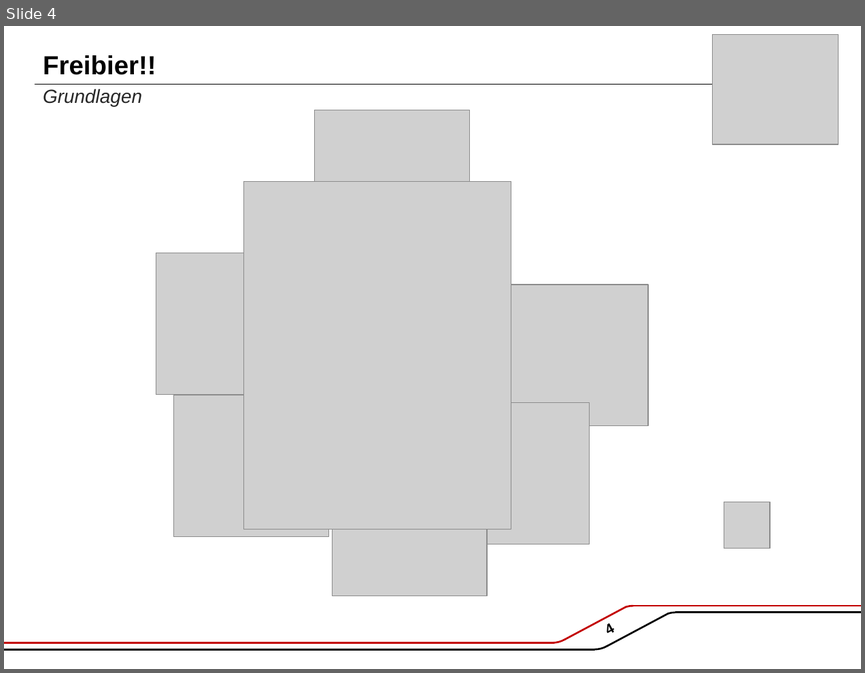
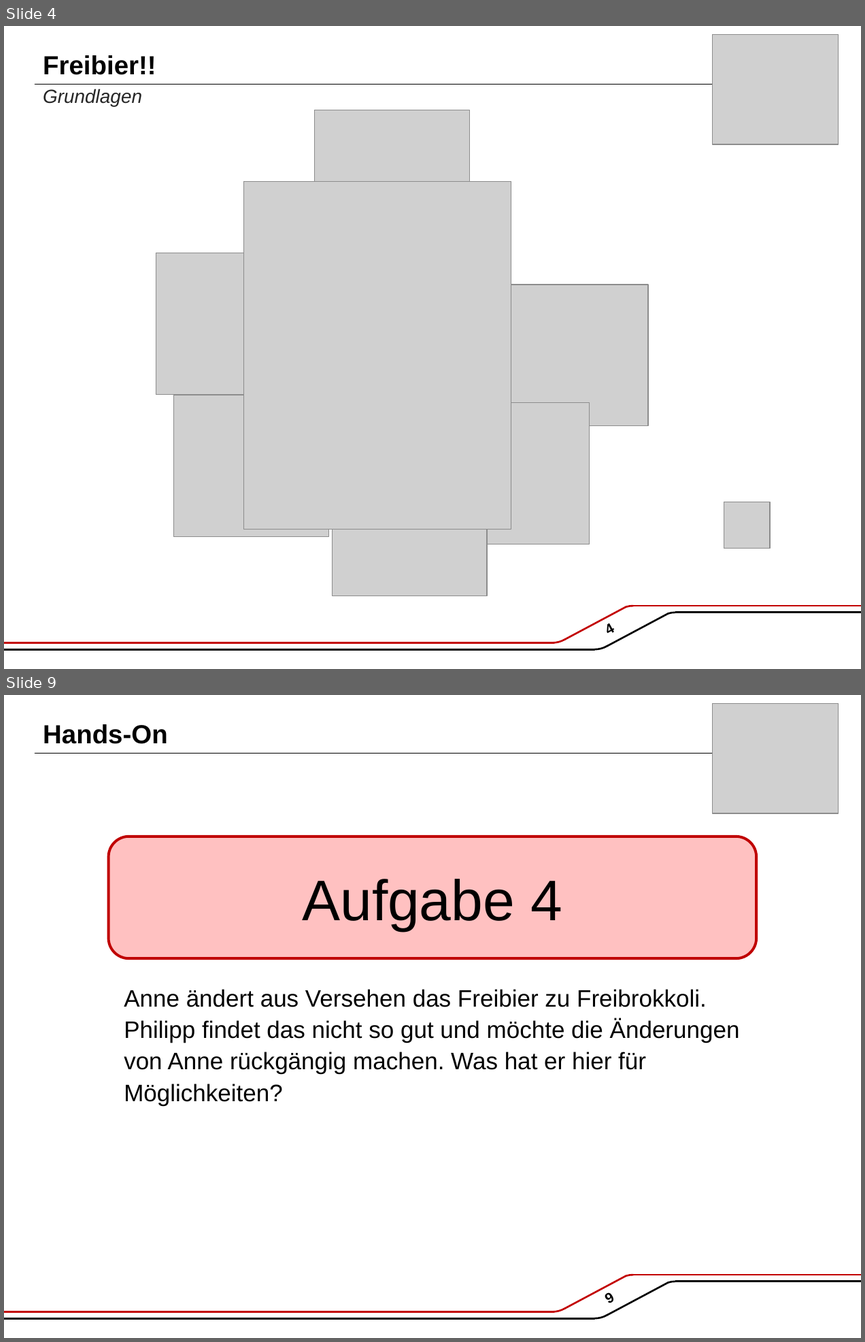
Before and after one commit to PhillyVsWilly/Freibier, a slide deck: git Schulung.pptx. Shown one above the other, each under a label of ours: slide 4 before the commit, slides 4 and 9 after it; the slides between them are not shown. The pictures are 865x673 and 865x1342 pixels, drawn with LibreOffice and Linux fonts; fonts in the diff are those of the drawing; grey boxes stand for pictures; background and template pictures are left out. Boxes give left, top, right and bottom in pixels: in the first picture for what was removed or moved away, otherwise in the second. Text is boxed around its words. In the diff, an @@ line names an element or a change of style, - is before the commit and + after.

Commit message:
Aufgaben und Musterlösung hinzugefügt, Aufgaben in die Präsentation übernommen.

```diff
--- a/git Schulung.pptx
+++ b/git Schulung.pptx
@@ slide 9 added at bbox=[4, 695, 861, 1338], background #FFFFFF; not listed: 12 template elements that a slide beside it also shows @@
@@ picture added at bbox=[713, 704, 838, 813] @@
@@ title added at bbox=[43, 724, 168, 744], 22 pt, text #000000, bold @@
+Hands-On
@@ rounded rectangle added at bbox=[109, 836, 756, 958], fill #FFC1C1, outline #C00000 2.25 pt, 48 pt, text #000000 @@
+Aufgabe 4
@@ text added at bbox=[124, 989, 740, 1105], 20 pt, text #000000 @@
+Anne ändert aus Versehen das Freibier zu Freibrokkoli. Philipp findet das nicht so gut und möchte die Änderungen von Anne rückgängig machen. Was hat er hier für Möglichkeiten?
```
Also in this commit, not shown: 3 slides changed, 8 other slides added, 2 slides removed, 2 other files.
